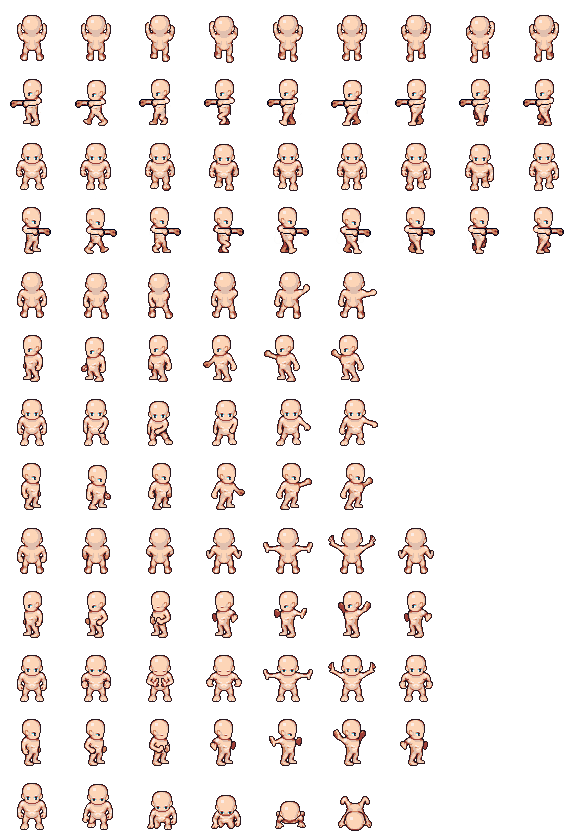
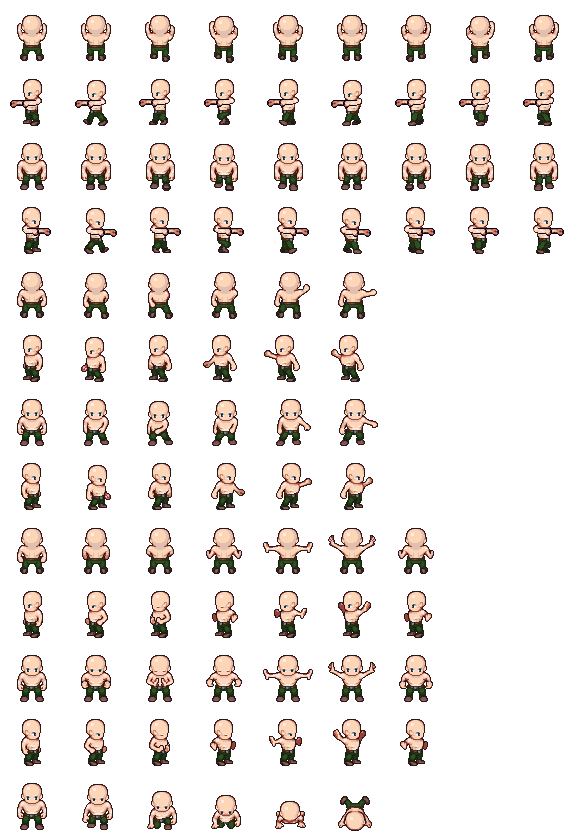
Revision of a layered w=576, h=832 image; what changed, layer by layer:
showed "Pants", painted on it over (22, 43, 553, 829)
showed "Shoes" over (17, 49, 554, 829)
removed layer "ZombieArms" over (16, 43, 559, 230)
painted on "Base" over (16, 43, 559, 230)
